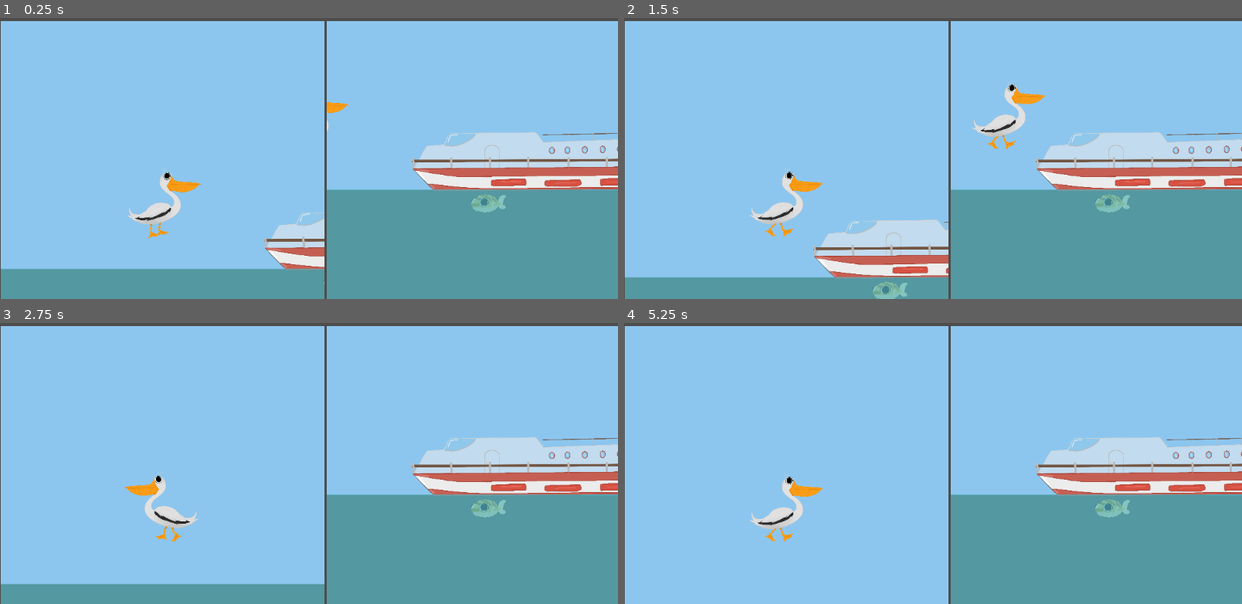
Above: before the commit, frames 1-4 (two rows, left to right).
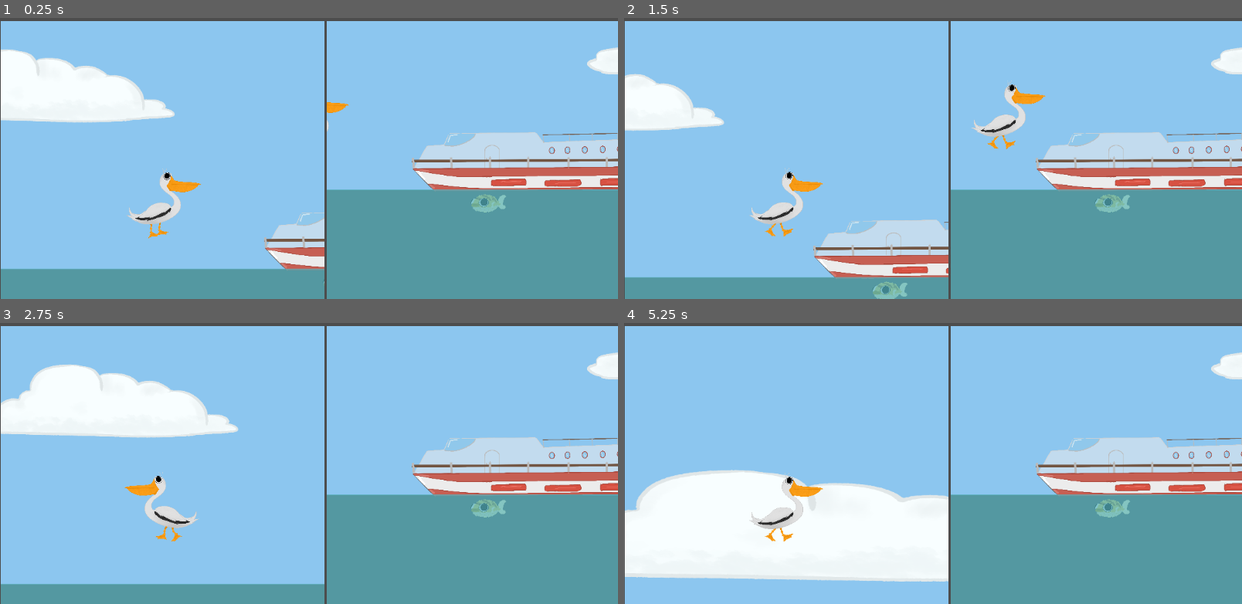
Above: after the commit, the same moments.

Repository: CISC204-S25/final-project-team-6
Game: Godot game, scene res://Game_scene.tscn
Two runs of this game, one before a commit and one after it. Both use one fixed random seed, a clock stepped at 60 frames per second and the inputs below. This scene is started directly instead of the project's main scene.
Inputs:
- Up to frame 1 (0.25 s): no input
- Up to frame 2 (1.5 s): tap Enter at 0.5 s; hold D (BirdRight) from 0.53 s (still down); tap E (BirdPickup) at 0.6 s; tap W (BirdUp) at 0.77 s; tap Space (Space) at 1.35 s
- Up to frame 3 (2.75 s): tap W (BirdUp) at 1.52 s; release D (BirdRight) at 2.03 s; hold A (BirdLeft) from 2.03 s (still down); tap E (BirdPickup) at 2.1 s
- Up to frame 4 (5.25 s): release A (BirdLeft) at 2.78 s; hold D (BirdRight) 2.78-4.28 s; tap Space (Space) at 2.85, 4.35 s; tap W (BirdUp) at 3.02, 3.77, 4.52 s; tap E (BirdPickup) at 3.6, 5.1 s; hold A (BirdLeft) 4.28-5.03 s; hold D (BirdRight) from 5.03 s (still down)

The runs differ from the first frame. In frame 1, 5.3% of the frame differs, in the area x 0-100%, y 10-38%; in frame 2, 2.5%; in frame 3, 7.2%; in frame 4, 18%, in the area x 0-100%, y 10-93%.

Commit message:
Added art work

Diff:
--- a/final-project/level.tscn
+++ b/final-project/level.tscn
@@ -1,7 +1,12 @@
-[gd_scene load_steps=13 format=3 uid="uid://cb0g3kuyjojvx"]
+[gd_scene load_steps=17 format=3 uid="uid://cb0g3kuyjojvx"]
 
 [ext_resource type="Script" path="res://level.gd" id="1_yollh"]
 [ext_resource type="Texture2D" uid="uid://dwgu4k6cex4eg" path="res://boat.png" id="1_yq5xo"]
+[ext_resource type="PackedScene" uid="uid://ccfwphjtbl3pa" path="res://decoration/seaweed.tscn" id="3_8ics8"]
+[ext_resource type="PackedScene" uid="uid://ekshy4tsxoon" path="res://decoration/cloud.tscn" id="4_75cmv"]
+[ext_resource type="PackedScene" uid="uid://ejiif31yv3um" path="res://decoration/clump_of_rocks.tscn" id="5_qewan"]
+[ext_resource type="PackedScene" uid="uid://bkit71ldcypvr" path="res://decoration/seashell.tscn" id="6_wp2dm"]
+[ext_resource type="PackedScene" uid="uid://vxypf6s87isl" path="res://decoration/lil_pebble.tscn" id="7_256s3"]
 
 [sub_resource type="RectangleShape2D" id="RectangleShape2D_ufkib"]
 size = Vector2(5657, 410)
@@ -10,7 +15,7 @@
 size = Vector2(5652, 312)
 
 [sub_resource type="RectangleShape2D" id="RectangleShape2D_uc3v8"]
-size = Vector2(5672, 356)
+size = Vector2(5683, 423)
 
 [sub_resource type="RectangleShape2D" id="RectangleShape2D_202l6"]
 size = Vector2(572, 87)
@@ -28,9 +33,6 @@
 size = Vector2(81, 861)
 
 [sub_resource type="CircleShape2D" id="CircleShape2D_v8h8h"]
-
-[sub_resource type="RectangleShape2D" id="RectangleShape2D_51bkt"]
-size = Vector2(142, 437)
 
 [node name="Level" type="Node2D"]
 script = ExtResource("1_yollh")
@@ -76,7 +78,7 @@
 metadata/_edit_group_ = true
 
 [node name="CollisionShape2D" type="CollisionShape2D" parent="Sky"]
-position = Vector2(2826, 168)
+position = Vector2(2820.5, 134.5)
 shape = SubResource("RectangleShape2D_uc3v8")
 
 [node name="sand" type="ColorRect" parent="Sky"]
@@ -139,17 +141,82 @@
 
 [node name="Sprite2D" type="Sprite2D" parent="collectable"]
 
-[node name="Seaweed" type="StaticBody2D" parent="."]
-position = Vector2(1484, 718)
-collision_layer = 5
-collision_mask = 5
-metadata/_edit_group_ = true
-
-[node name="CollisionShape2D" type="CollisionShape2D" parent="Seaweed"]
-position = Vector2(61, -177.5)
-shape = SubResource("RectangleShape2D_51bkt")
-
-[node name="Sprite2D" type="Sprite2D" parent="Seaweed"]
+[node name="seaweed" parent="." instance=ExtResource("3_8ics8")]
+position = Vector2(1260, 615)
+scale = Vector2(0.160257, 0.195684)
+
+[node name="seaweed3" parent="." instance=ExtResource("3_8ics8")]
+position = Vector2(1291, 633)
+scale = Vector2(0.105546, 0.117875)
+
+[node name="seaweed4" parent="." instance=ExtResource("3_8ics8")]
+position = Vector2(88, 610)
+scale = Vector2(0.140579, 0.181988)
+
+[node name="seaweed2" parent="." instance=ExtResource("3_8ics8")]
+position = Vector2(52, 596)
+scale = Vector2(0.201923, 0.247768)
+
+[node name="cloud6" parent="." instance=ExtResource("4_75cmv")]
+position = Vector2(4787, 141)
+scale = Vector2(0.41629, 0.241433)
+
+[node name="cloud8" parent="." instance=ExtResource("4_75cmv")]
+position = Vector2(5512, 72)
+scale = Vector2(0.415865, 0.368424)
+
+[node name="cloud7" parent="." instance=ExtResource("4_75cmv")]
+position = Vector2(4307, 62)
+scale = Vector2(0.394367, 0.241433)
+
+[node name="cloud5" parent="." instance=ExtResource("4_75cmv")]
+position = Vector2(3629, 93)
+scale = Vector2(0.20115, 0.289681)
+
+[node name="cloud4" parent="." instance=ExtResource("4_75cmv")]
+position = Vector2(2936, 143)
+scale = Vector2(0.388438, 0.347571)
+
+[node name="cloud3" parent="." instance=ExtResource("4_75cmv")]
+position = Vector2(2111, 34)
+scale = Vector2(0.750108, 0.41703)
+
+[node name="cloud2" parent="." instance=ExtResource("4_75cmv")]
+position = Vector2(1062, 63)
+scale = Vector2(0.336247, 0.325894)
+
+[node name="cloud" parent="." instance=ExtResource("4_75cmv")]
+position = Vector2(53.75, 14)
+scale = Vector2(0.305908, 0.273292)
+
+[node name="ClumpOfRocks4" parent="." instance=ExtResource("5_qewan")]
+position = Vector2(5496, 553)
+scale = Vector2(0.266507, 0.449543)
+
+[node name="ClumpOfRocks3" parent="." instance=ExtResource("5_qewan")]
+position = Vector2(3239, 587)
+scale = Vector2(0.162732, 0.187286)
+
+[node name="ClumpOfRocks2" parent="." instance=ExtResource("5_qewan")]
+position = Vector2(2295, 643)
+scale = Vector2(0.0993665, 0.078026)
+
+[node name="ClumpOfRocks" parent="." instance=ExtResource("5_qewan")]
+position = Vector2(1411, 624)
+
+[node name="seashell2" parent="." instance=ExtResource("6_wp2dm")]
+position = Vector2(1196, 602)
+scale = Vector2(0.0394444, 0.0385819)
+
+[node name="seashell" parent="." instance=ExtResource("6_wp2dm")]
+position = Vector2(241, 612)
+
+[node name="lilPebble" parent="." instance=ExtResource("7_256s3")]
+position = Vector2(519, 608)
+
+[node name="lilPebble" parent="lilPebble" instance=ExtResource("7_256s3")]
+position = Vector2(8966.03, -86.6089)
+scale = Vector2(0.555418, 0.775402)
 
 [connection signal="body_entered" from="Ocean/swimming" to="." method="_on_swimming_body_entered"]
 [connection signal="body_exited" from="Ocean/swimming" to="." method="_on_swimming_body_exited"]
--- /dev/null
+++ b/final-project/pool_scene.tscn
@@ -0,0 +1,8 @@
+[gd_scene load_steps=2 format=3 uid="uid://dehaftat1dk54"]
+
+[ext_resource type="Texture2D" uid="uid://ddpbvgqd36uec" path="res://Untitled_Artwork (25).png" id="1_3f36q"]
+
+[node name="poolScene" type="Sprite2D"]
+position = Vector2(788, 517)
+scale = Vector2(0.650413, 0.621403)
+texture = ExtResource("1_3f36q")
Binary file added: final-project/Untitled_Artwork (25).png
Not shown, added: final-project/Untitled_Artwork (25).png.import
